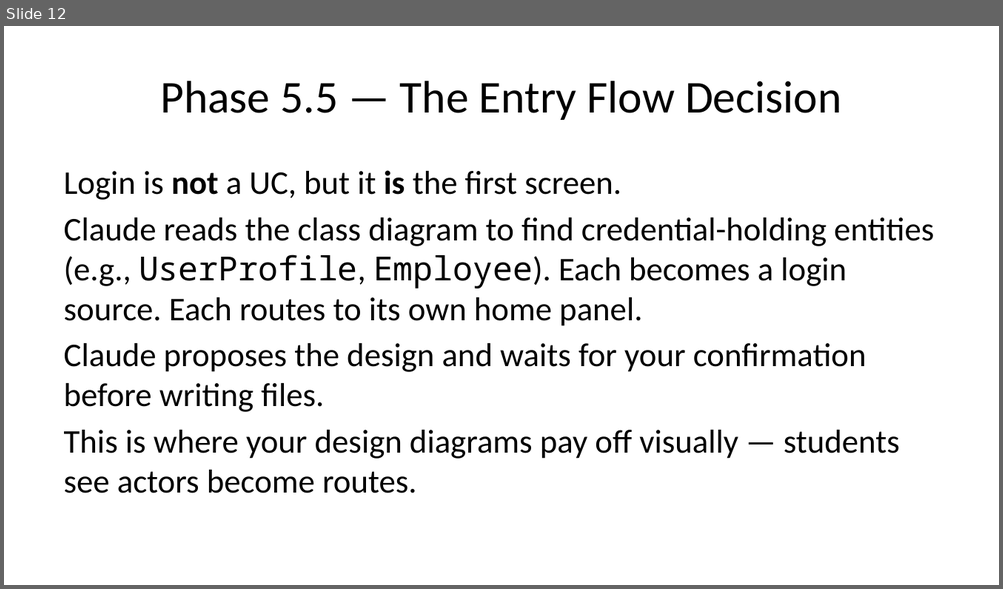
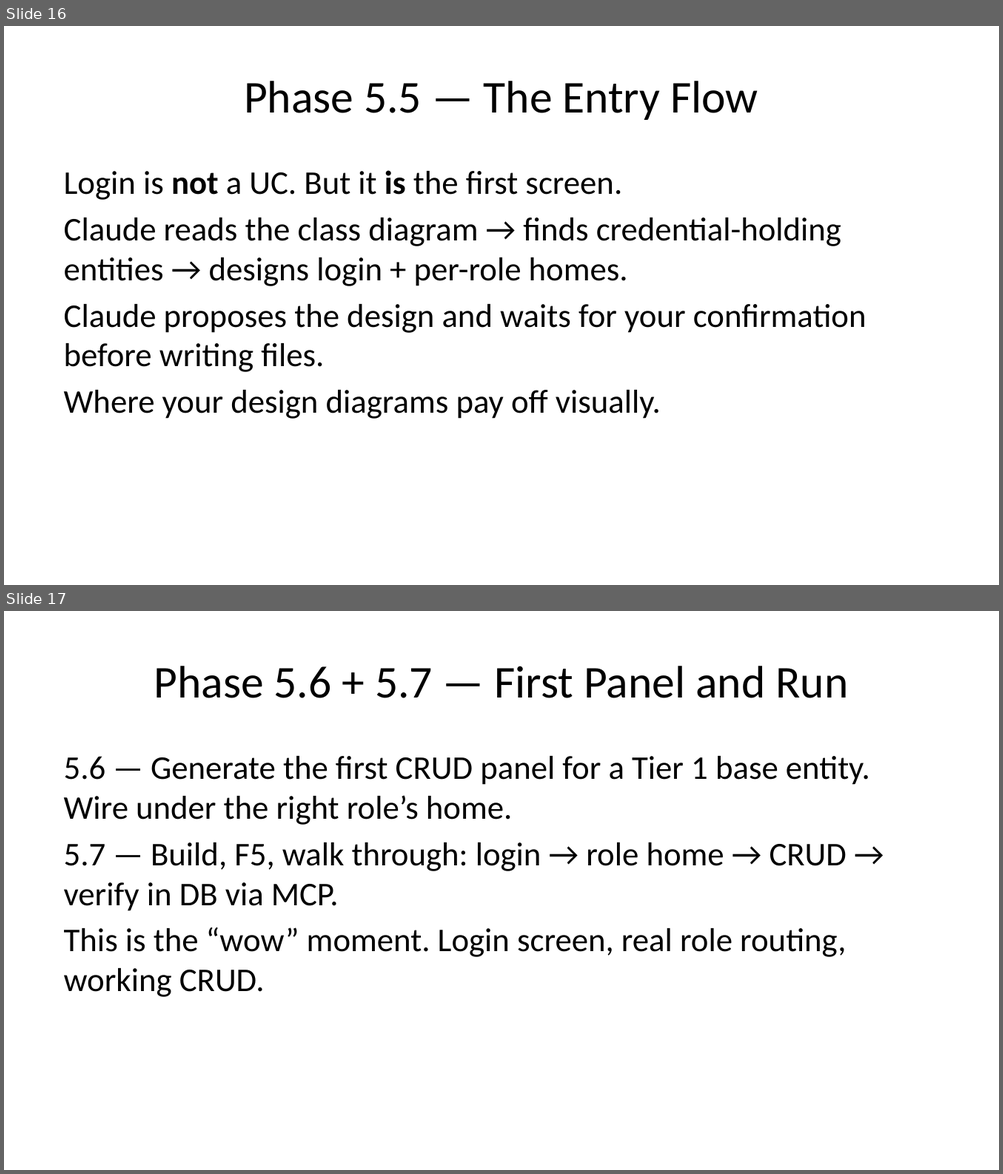
Before and after one commit to dcodish/SAD-sample-project, a slide deck: SLIDE_DECK.pptx. Shown one above the other, each under a label of ours: slide 12 before the commit, slides 16 and 17 after it. The pictures are 1003x589 and 1003x1174 pixels, drawn with LibreOffice and Linux fonts; fonts in the diff are those of the drawing. Boxes give left, top, right and bottom in pixels: in the first picture for what was removed or moved away, otherwise in the second. Text is boxed around its words. In the diff, an @@ line names an element or a change of style, - is before the commit and + after.

```diff
--- a/SLIDE_DECK.pptx
+++ b/SLIDE_DECK.pptx
@@ slide 17 added at <box>4,611,999,1170</box>, background #FFFFFF @@
@@ title added at <box>154,666,848,698</box>, 33 pt, text #000000 @@
+Phase 5.6 + 5.7 — First Panel and Run
@@ text added at <box>64,756,870,997</box>, 24 pt, text #000000 @@
+5.6 — Generate the first CRUD panel for a Tier 1 base entity. Wire under the right role’s home.
+5.7 — Build, F5, walk through: login → role home → CRUD → verify in DB via MCP.
+This is the “wow” moment. Login screen, real role routing, working CRUD.
@@ what was slide 12 is now slide 16 @@
@@ slide 16 changed as well @@
@@ title at <box>244,81,758,120</box>: text changed @@
-Phase 5.5 — The Entry Flow Decision
+Phase 5.5 — The Entry Flow
@@ text at <box>64,170,841,286</box>: text changed @@
-Login is not a UC, but it is the first screen.
-Claude reads the class diagram to find credential-holding entities (e.g., UserProfile, Employee). Each becomes a login source. Each routes to its own home panel.
+Login is not a UC. But it is the first screen.
+Claude reads the class diagram → finds credential-holding entities → designs login + per-role homes.
@@ text at <box>64,390,660,419</box>: text changed @@
-This is where your design diagrams pay off visually — students see actors become routes.
+Where your design diagrams pay off visually.
```
Also in this commit, not shown: 17 other slides changed, 6 other slides added, 2 other files.
